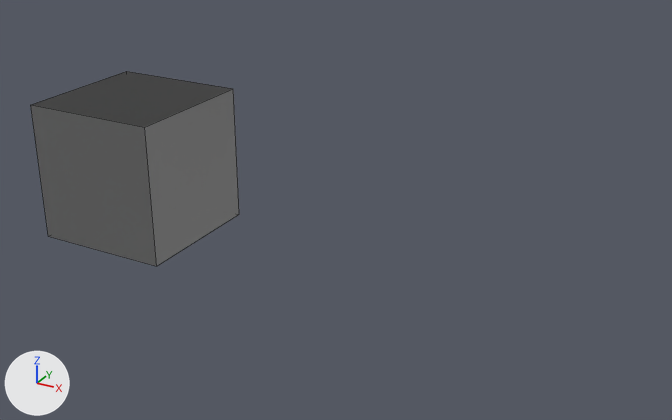
The Blender file blender-importer-project/Assets/default_cube.blend, before and after one commit.
One viewpoint serves both versions: a camera (50 mm lens) standing at (8.65, -9.81, 4.84) and looking at (3.29, -0.06, -0.04). The axes (+X, +Y, +Z) are drawn at lower left. The lights are the same throughout. Mesh edges are drawn as thin lines.
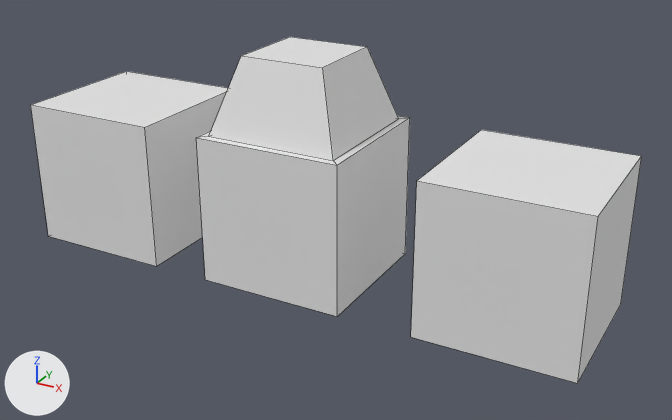
Patch to the scene script:
```diff
--- a/blender-importer-project/Assets/default_cube.blend.py
+++ b/blender-importer-project/Assets/default_cube.blend.py
@@ me_cube_002 @@
 # used by ob_cube_002; location = (0.0, 0.0, 0.0)
-me_cube_002.from_pydata(...)  # 8 vertices, 6 faces; spans x -1.0..1.0, y -1.0..1.0, z -1.0..1.0
+me_cube_002.from_pydata(...)  # 16 vertices, 14 faces; spans x -1.0..1.0, y -1.0..1.0, z -1.0..1.99
+# me_cube_002 part 1
+# 1 face is deleted
+# 8 vertices are added at x -0.89..0.89, y -0.89..0.89, z 1.0..1.99
+# 9 new faces join them
@@ ob_cube_001 @@
 ob_cube_001 = bpy.data.objects.new('Cube.001', me_cube_001)
-ob_cube_001.location = (0.0, 0.0, 0.0)
+ob_cube_001.location = (5.82, 0.0, 0.0)
@@ ob_cube_002 @@
 ob_cube_002 = bpy.data.objects.new('Cube.002', me_cube_002)
-ob_cube_002.location = (0.0, 0.0, 0.0)
+ob_cube_002.location = (2.82, 0.0, 0.0)
```

Location of each change, (x1, y1, x2, y2) in pixels of the pictures (672 x 420 px):
'Cube.001', moved
    before: (31, 71, 239, 266)
    after: (411, 130, 641, 383)
'Cube.002', reshaped, moved (not visible before)
    after: (196, 37, 410, 316)
part 1 of me_cube_002, built on
    after: (197, 37, 409, 165)
'Cube', unchanged, uncovered by the edit
    after: (31, 71, 228, 266)
